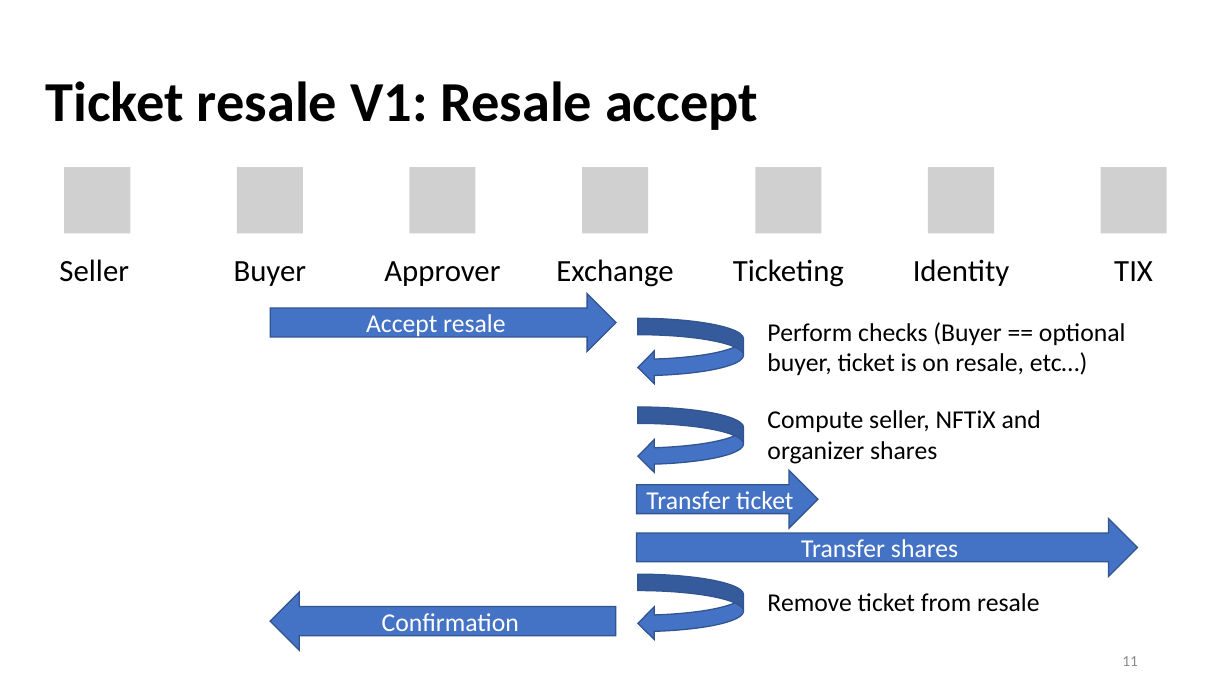
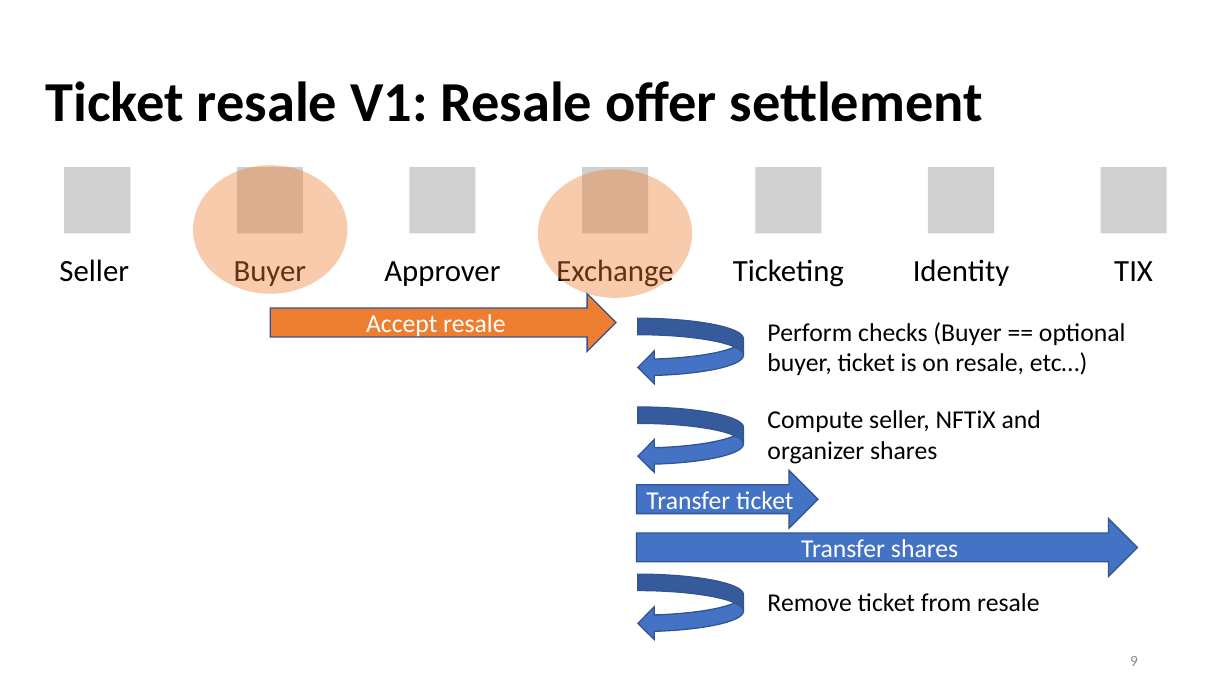
Before and after one commit to yanngabb/marketplace, a slide deck: slide 9 of rapport/Master_Thesis_Presentation_Yann_Gabbud.pptx (slide 11 before the commit). Drawn at 1232x693 pixels with LibreOffice and Linux fonts; fonts in the diff are those of the drawing; grey boxes stand for pictures. Boxes give left, top, right and bottom in pixels: in the first picture for what was removed or moved away, otherwise in the second. Text is boxed around its words. In the diff, an @@ line names an element or a change of style, - is before the commit and + after.

```diff
--- a/rapport/Master_Thesis_Presentation_Yann_Gabbud.pptx
+++ b/rapport/Master_Thesis_Presentation_Yann_Gabbud.pptx
@@ text at (46,81,983,122): text changed @@
-Ticket resale V1: Resale accept
+Ticket resale V1: Resale offer settlement
@@ ellipse added at (193,165,348,294), fill #ED7D31 at 40% opacity @@
@@ ellipse added at (538,169,692,298), fill #ED7D31 at 40% opacity @@
@@ right arrow "Accept resale" at (271,294,616,351): fill #4472C4 to #ED7D31 @@
@@ left arrow removed at (270,592,616,651) @@
-Confirmation
@@ page number at (1130,656,1138,666): text changed @@
-11
+9
```
Also in this commit, not shown: 12 other slides changed, 7 slides added, 2 slides removed.
